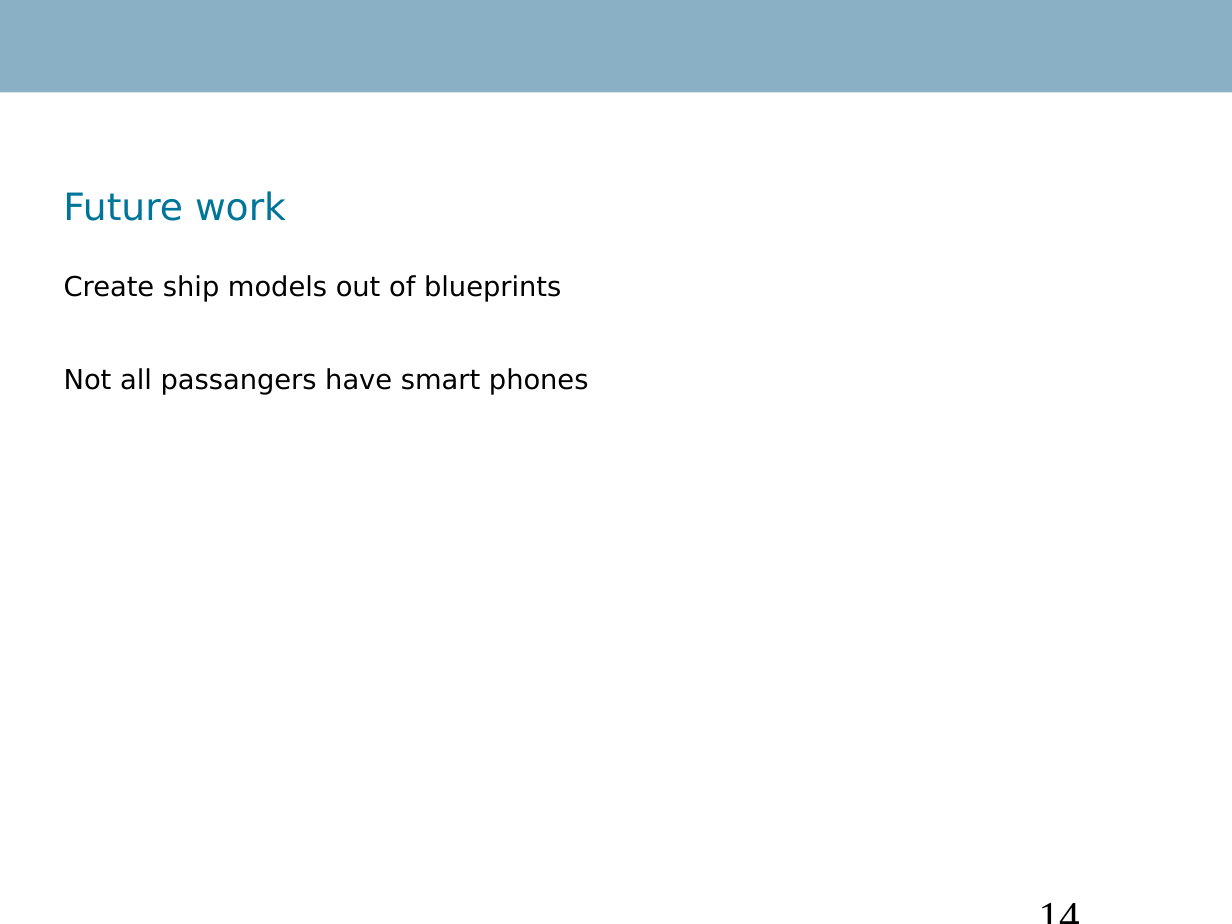
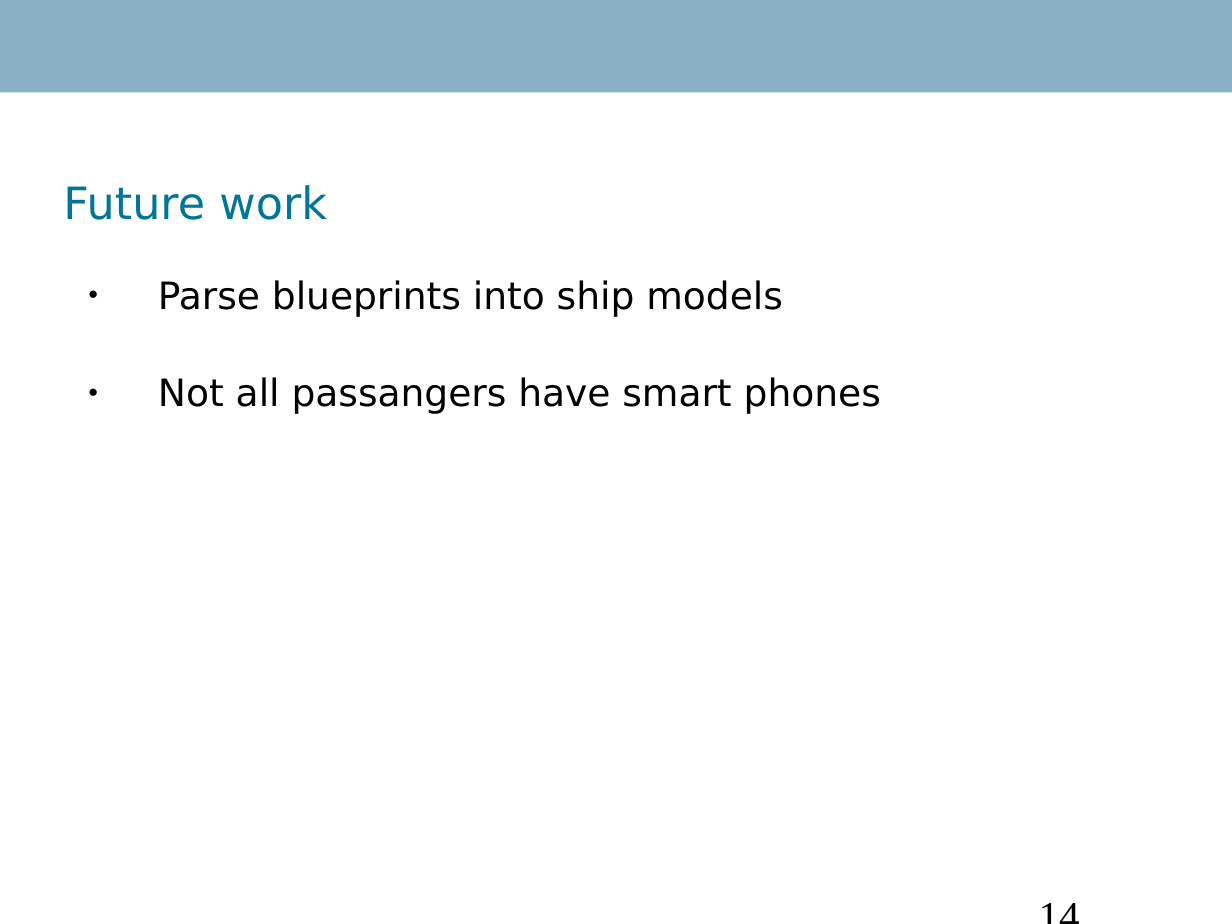
Before and after one commit to Danidude/Master-Thesis, a slide deck: slide 14 of Report/IKT 590 Master Thesis.ppt. Drawn at 1232x924 pixels with LibreOffice and Linux fonts; fonts in the diff are those of the drawing; background and template pictures are left out. Boxes give left, top, right and bottom in pixels: in the first picture for what was removed or moved away, otherwise in the second. Text is boxed around its words. In the diff, an @@ line names an element or a change of style, - is before the commit and + after.

```diff
--- a/Report/IKT 590 Master Thesis.ppt
+++ b/Report/IKT 590 Master Thesis.ppt
@@ title "Future work" at <box>63,185,327,220</box>: size 22 to 26 pt @@
@@ text at <box>158,280,783,317</box>: text changed; size 16 to 22 pt @@
-Create ship models out of blueprints
+● Parse blueprints into ship models
@@ text at <box>158,377,881,414</box>: size 16 to 22 pt in "Not all passangers have smart phones"; bullet none to ●; line spacing 1.2 to 2 @@
```
Also in this commit, not shown: 12 other slides changed.
